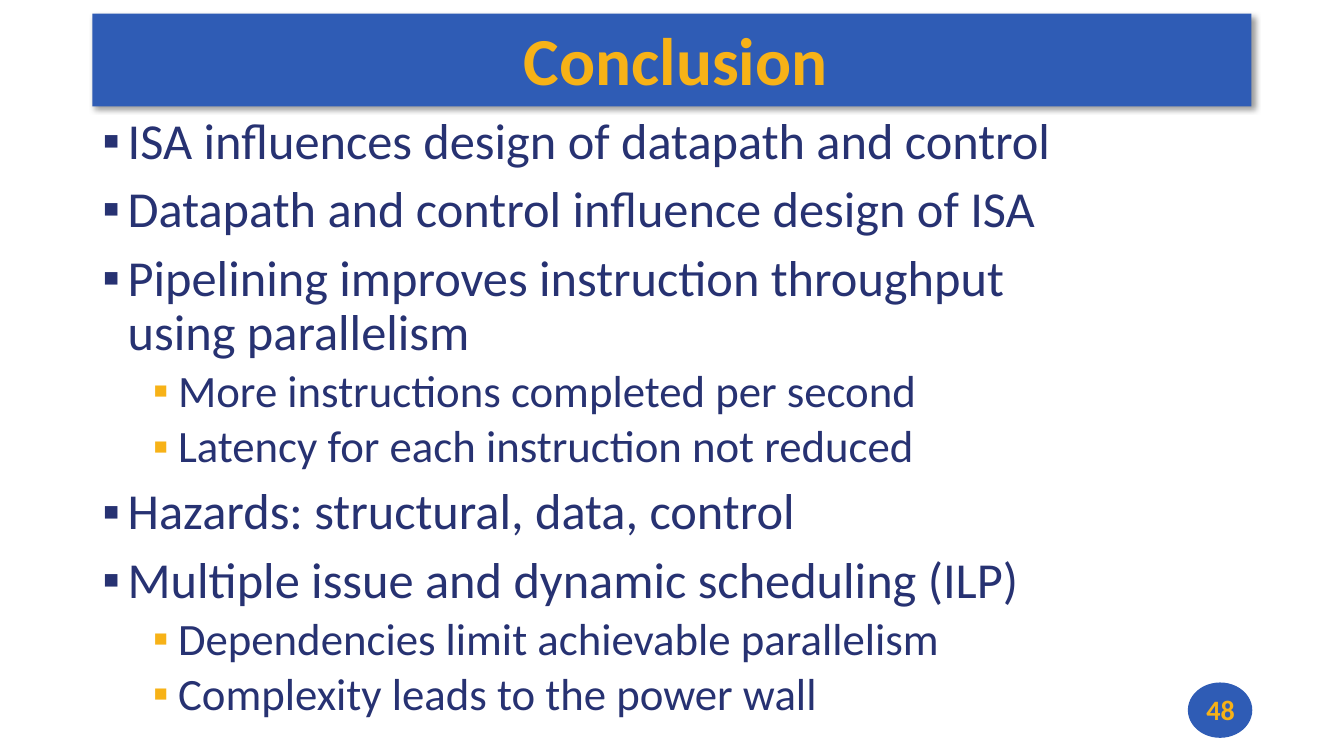
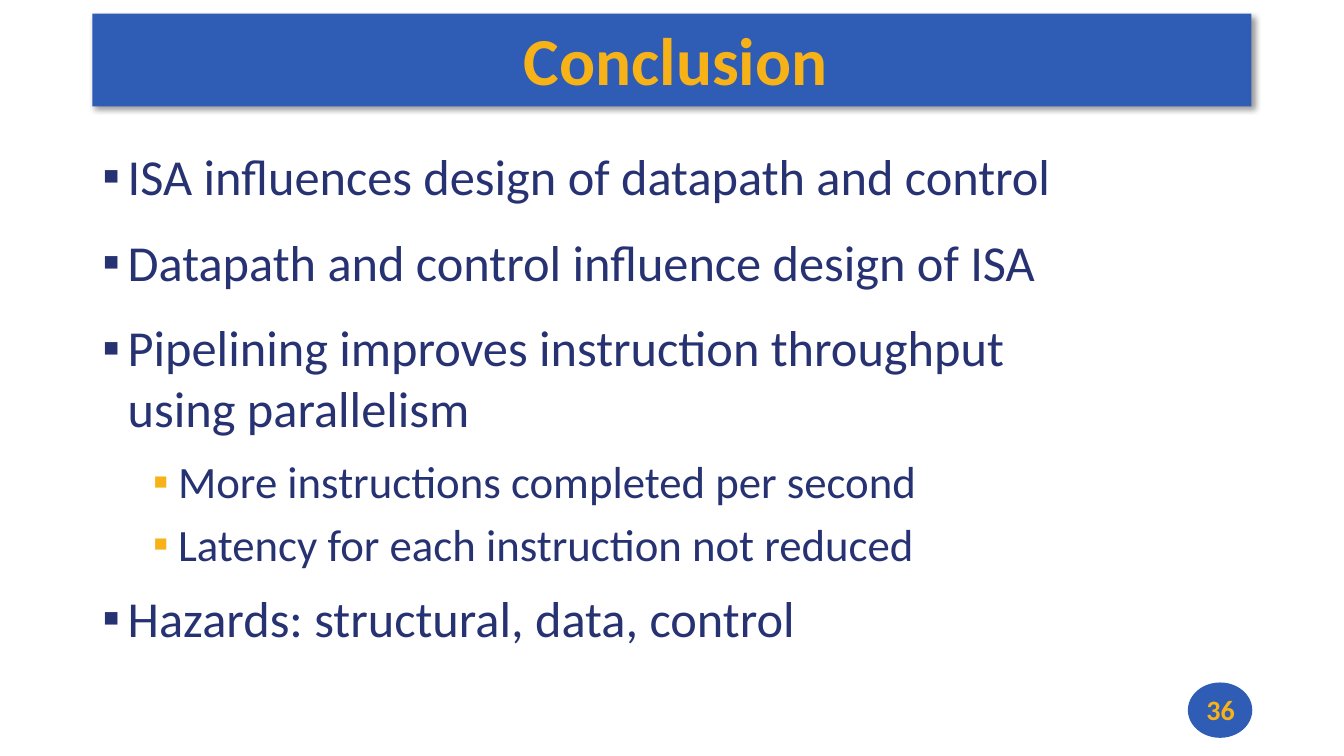
Before and after one commit to andrewt0301/hse-acos-course, a slide deck: slide 36 of docs/part1ca/10_Pipeline/CA_Lecture_10.pptx (slide 48 before the commit). Drawn at 1344x756 pixels with LibreOffice and Linux fonts; fonts in the diff are those of the drawing. Boxes give left, top, right and bottom in pixels: in the first picture for what was removed or moved away, otherwise in the second. Text is boxed around its words. In the diff, an @@ line names an element or a change of style, - is before the commit and + after.

Commit message:
Lecture 10 is updated

```diff
--- a/docs/part1ca/10_Pipeline/CA_Lecture_10.pptx
+++ b/docs/part1ca/10_Pipeline/CA_Lecture_10.pptx
@@ text "ISA influences design of datapath ...": place and size @@
-text "ISA influences design of datapath ..." at box(128, 124, 1050, 718)
+text "ISA influences design of datapath ..." at box(128, 160, 1050, 644)
@@ text "ISA influences design of datapath ..." at box(128, 160, 1050, 644): line spacing 0.9 to 1; more space between paragraphs @@
@@ text at box(128, 561, 1018, 718): paragraphs removed @@
-▪ Multiple issue and dynamic scheduling (ILP)
-  ▪ Dependencies limit achievable parallelism
-  ▪ Complexity leads to the power wall
@@ page number at box(1206, 701, 1234, 720): text changed @@
-48
+36
```
Also in this commit, not shown: 12 slides removed, 1 other file.
